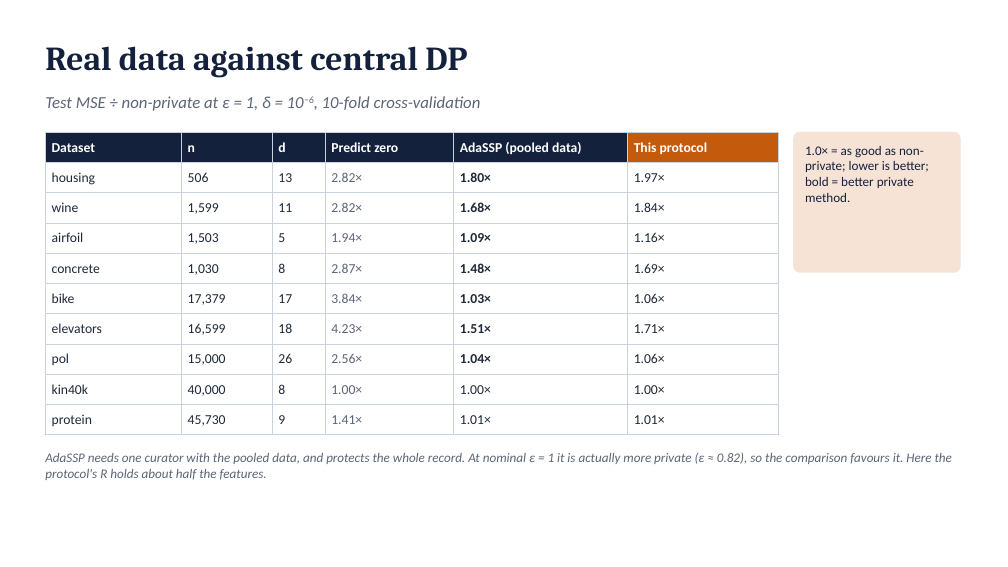
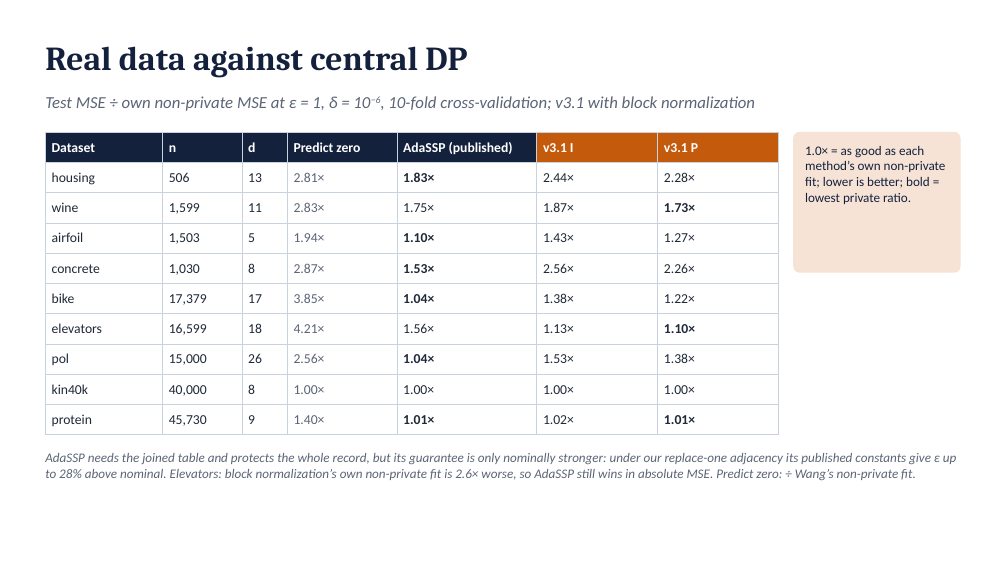
Before and after one commit to shukabh/VerticalFederatedRegression, a slide deck: slide 46 of slides/vfl_intro_deck.pptx (slide 40 before the commit). Drawn at 1008x567 pixels with LibreOffice and Linux fonts; fonts in the diff are those of the drawing. Boxes give left, top, right and bottom in pixels: in the first picture for what was removed or moved away, otherwise in the second. Text is boxed around its words. In the diff, an @@ line names an element or a change of style, - is before the commit and + after.

```diff
--- a/slides/vfl_intro_deck.pptx
+++ b/slides/vfl_intro_deck.pptx
@@ text at (45, 96, 755, 111): text changed @@
-Test MSE ÷ non-private at ε = 1, δ = 10−6, 10-fold cross-validation
+Test MSE ÷ own non-private MSE at ε = 1, δ = 10−6, 10-fold cross-validation; v3.1 with block normalization
@@ table at (45, 132, 779, 430) @@
-column 4: Predict zero | 2.82× | 2.82× | 1.94× | 2.87× | 3.84× | 4.23× | 2.56× | 1.00× | 1.41×
-column 5: AdaSSP (pooled data) | 1.80× | 1.68× | 1.09× | 1.48× | 1.03× | 1.51× | 1.04× | 1.00× | 1.01×
-column 6: This protocol | 1.97× | 1.84× | 1.16× | 1.69× | 1.06× | 1.71× | 1.06× | 1.00× | 1.01×
+column 4: Predict zero | 2.81× | 2.83× | 1.94× | 2.87× | 3.85× | 4.21× | 2.56× | 1.00× | 1.40×
+column 5: AdaSSP (published) | 1.83× | 1.75× | 1.10× | 1.53× | 1.04× | 1.56× | 1.04× | 1.00× | 1.01×
+column 6: v3.1 I | 2.44× | 1.87× | 1.43× | 2.56× | 1.38× | 1.13× | 1.53× | 1.00× | 1.02×
+column 7: v3.1 P | 2.28× | 1.73× | 1.27× | 2.26× | 1.22× | 1.10× | 1.38× | 1.00× | 1.01×
@@ text at (805, 146, 946, 204): text changed @@
-1.0× = as good as non-private; lower is better; bold = better private method.
+1.0× = as good as each method’s own non-private fit; lower is better; bold = lowest private ratio.
@@ text at (45, 453, 956, 480): text changed @@
-AdaSSP needs one curator with the pooled data, and protects the whole record. At nominal ε = 1 it is actually more private (ε ≈ 0.82), so the comparison favours it. Here the protocol's R holds about half the features.
+AdaSSP needs the joined table and protects the whole record, but its guarantee is only nominally stronger: under our replace-one adjacency its published constants give ε up to 28% above nominal. Elevators: block normalization’s own non-private fit is 2.6× worse, so AdaSSP still wins in absolute MSE. Predict zero: ÷ Wang’s non-private fit.
```
Also in this commit, not shown: 24 other slides changed, 12 slides added, 5 slides removed, 1 other file.
